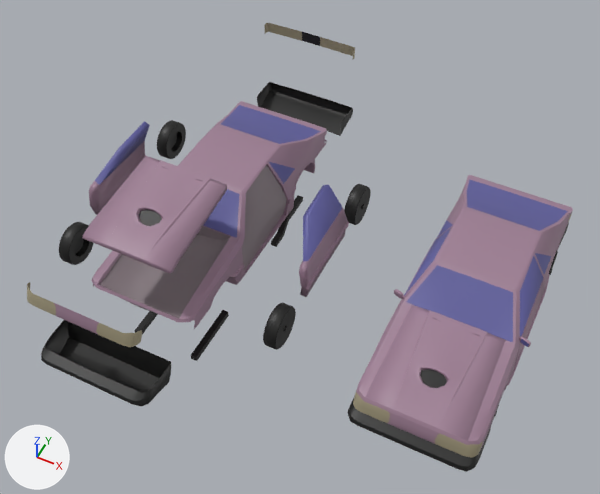
Two versions of the Blender file Assets/Models/The Tang/foxbodyCAR.blend, one commit apart.
Before and after are seen from a 50 mm lens placed at (1.06, -7.33, 8.89), pointed at (-2.55, -0.11, -0.14). Arrows for +X, +Y and +Z are at lower left; the lights stay in place. Objects named as collision shapes, trigger or cutter boxes, shadow casters or lower levels of detail are left out.

The first picture shows 'BackBumper.002', 'BackPlate.002', 'Body.001', 'Body.002', 'Frame.002', 'FrontBumper.001', 'FrontBumper.002', 'FrontDoors.002', 'FrontDoors.004', 'FrontDoors.005', 'GRILL.001', 'GRILL.002', 'Hood.001', 'Hood.002', 'WheelF.l.008', 'WheelF.l.009', 'WheelF.l.010', 'WheelF.l.011'.
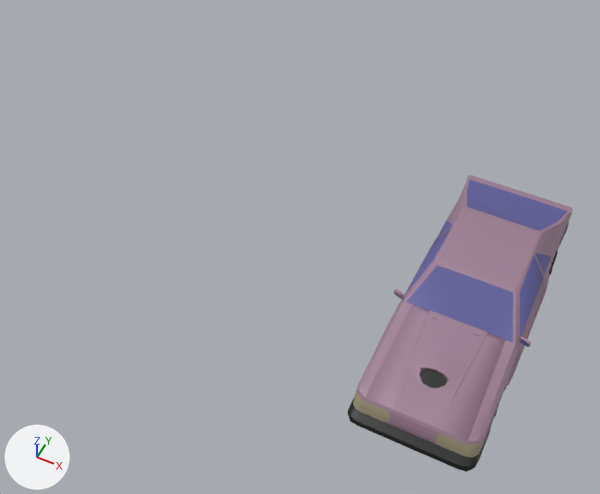
Location of each change, (x1, y1, x2, y2) in pixels of the pictures (600 x 494 px):
'Body.002', hidden
    before: (91, 101, 327, 329)
'Hood.002', hidden (pink)
    before: (82, 156, 227, 274)
'FrontBumper.002', hidden (black)
    before: (41, 320, 171, 406)
'FrontDoors.004', hidden
    before: (299, 185, 349, 297)
'BackBumper.002', hidden (black)
    before: (257, 82, 353, 136)
'FrontDoors.005', hidden
    before: (89, 121, 150, 215)
'GRILL.002', hidden
    before: (27, 282, 142, 347)
'WheelF.l.008', hidden (black)
    before: (263, 302, 296, 350)
'Frame.002', hidden (black)
    before: (134, 195, 303, 361)
'WheelF.l.010', hidden (black)
    before: (59, 222, 94, 265)
'WheelF.l.011', hidden (black)
    before: (157, 120, 186, 159)
'BackPlate.002', hidden (brown)
    before: (264, 23, 355, 59)
'WheelF.l.009', hidden (black)
    before: (344, 184, 371, 225)

Patch to the scene script:
```diff
--- a/Assets/Models/The Tang/foxbodyCAR.blend.py
+++ b/Assets/Models/The Tang/foxbodyCAR.blend.py
@@ ob_frontdoors_004 @@
 _m = ob_frontdoors_004.modifiers.new('Solidify', 'SOLIDIFY')
 _m.thickness = 0.1
+ob_frontdoors_004.hide_set(True)  # its collection is switched off
@@ ob_body_002 @@
 _m = ob_body_002.modifiers.new('Mirror', 'MIRROR')
 _m.use_clip = True
+ob_body_002.hide_set(True)  # its collection is switched off
@@ ob_hood_002 @@
 _m = ob_hood_002.modifiers.new('Solidify', 'SOLIDIFY')
 _m.thickness = 0.1
+ob_hood_002.hide_set(True)  # its collection is switched off
@@ ob_backbumper_002 @@
 _m = ob_backbumper_002.modifiers.new('Mirror', 'MIRROR')
 _m.use_axis = (False, False, True)
+ob_backbumper_002.hide_set(True)  # its collection is switched off
@@ ob_backplate_002 @@
 ob_backplate_002.rotation_euler = (0.0, 1.571, 0.0)  # degrees (0, 90, 0)
+ob_backplate_002.hide_set(True)  # its collection is switched off
@@ ob_grill_002 @@
 _m = ob_grill_002.modifiers.new('Mirror', 'MIRROR')
 _m.use_clip = True
+ob_grill_002.hide_set(True)  # its collection is switched off
@@ ob_wheelf_l_008 @@
 _m = ob_wheelf_l_008.modifiers.new('Bevel', 'BEVEL')
 _m.limit_method = 'WEIGHT'
+ob_wheelf_l_008.hide_set(True)  # its collection is switched off
@@ ob_frame_002 @@
 _m = ob_frame_002.modifiers.new('Bevel', 'BEVEL')
 _m.width_pct = 0.004
+ob_frame_002.hide_set(True)  # its collection is switched off
@@ ob_frontbumper_002 @@
 _m = ob_frontbumper_002.modifiers.new('Mirror', 'MIRROR')
 _m.use_clip = True
+ob_frontbumper_002.hide_set(True)  # its collection is switched off
@@ ob_wheelf_l_009 @@
 _m = ob_wheelf_l_009.modifiers.new('Bevel', 'BEVEL')
 _m.limit_method = 'WEIGHT'
+ob_wheelf_l_009.hide_set(True)  # its collection is switched off
@@ ob_wheelf_l_010 @@
 _m = ob_wheelf_l_010.modifiers.new('Bevel', 'BEVEL')
 _m.limit_method = 'WEIGHT'
+ob_wheelf_l_010.hide_set(True)  # its collection is switched off
@@ ob_wheelf_l_011 @@
 _m = ob_wheelf_l_011.modifiers.new('Bevel', 'BEVEL')
 _m.limit_method = 'WEIGHT'
+ob_wheelf_l_011.hide_set(True)  # its collection is switched off
@@ ob_frontdoors_005 @@
 _m = ob_frontdoors_005.modifiers.new('Solidify', 'SOLIDIFY')
 _m.thickness = 0.1
+ob_frontdoors_005.hide_set(True)  # its collection is switched off
```
